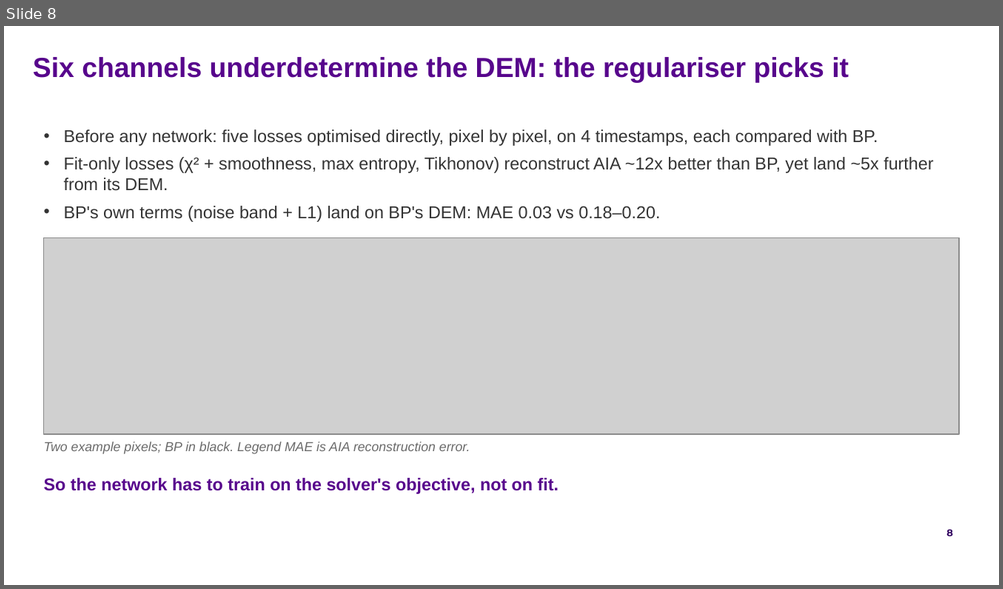
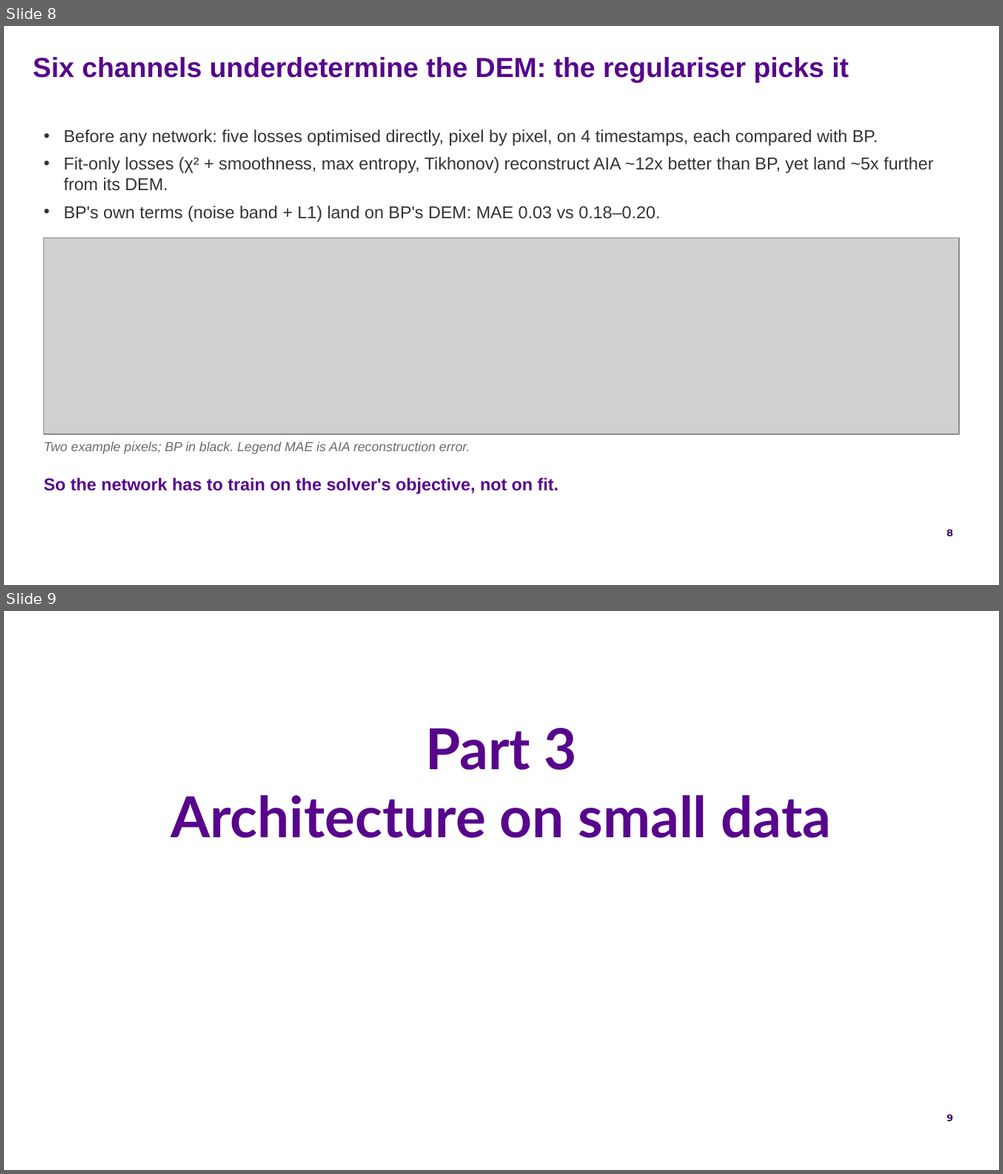
Before and after one commit to FruitPnchSamuraiG/solar-dem-inversion, a slide deck: slides/DEM_deck_v2.pptx. Shown one above the other, each under a label of ours: slide 8 before the commit, slides 8 and 9 after it. The pictures are 1003x589 and 1003x1174 pixels, drawn with LibreOffice and Linux fonts; fonts in the diff are those of the drawing; grey boxes stand for pictures; background and template pictures are left out. Boxes give left, top, right and bottom in pixels: in the first picture for what was removed or moved away, otherwise in the second. Text is boxed around its words. In the diff, an @@ line names an element or a change of style, - is before the commit and + after.

Commit message:
slides: section 3 draft, architecture on small data
Divider plus three slides: the first per-pixel MLP's noisy curves and the
patch CNN, the capacity-matched ablation as a dot plot against BP's 1.79,
and leave-one-image-out showing the CNN's edge gone on unseen days. Also
takes the data-slide wording edited in Google Slides. No figure of the noisy
MLP exists (checkpoint not kept); the v1 deck's noisy_nn.png showed the
direct-optimisation baselines instead, so it is not reused.

```diff
--- a/slides/DEM_deck_v2.pptx
+++ b/slides/DEM_deck_v2.pptx
@@ slide 9 added at (x1=4, y1=611, x2=999, y2=1170), background picture (left out); not listed: 1 template element that a slide beside it also shows @@
@@ title added at (x1=170, y1=728, x2=831, y2=838), 41 pt, text #57068C, bold @@
+Part 3
+Architecture on small data
```
Also in this commit, not shown: 1 slide changed, 3 other slides added, 2 other files.
